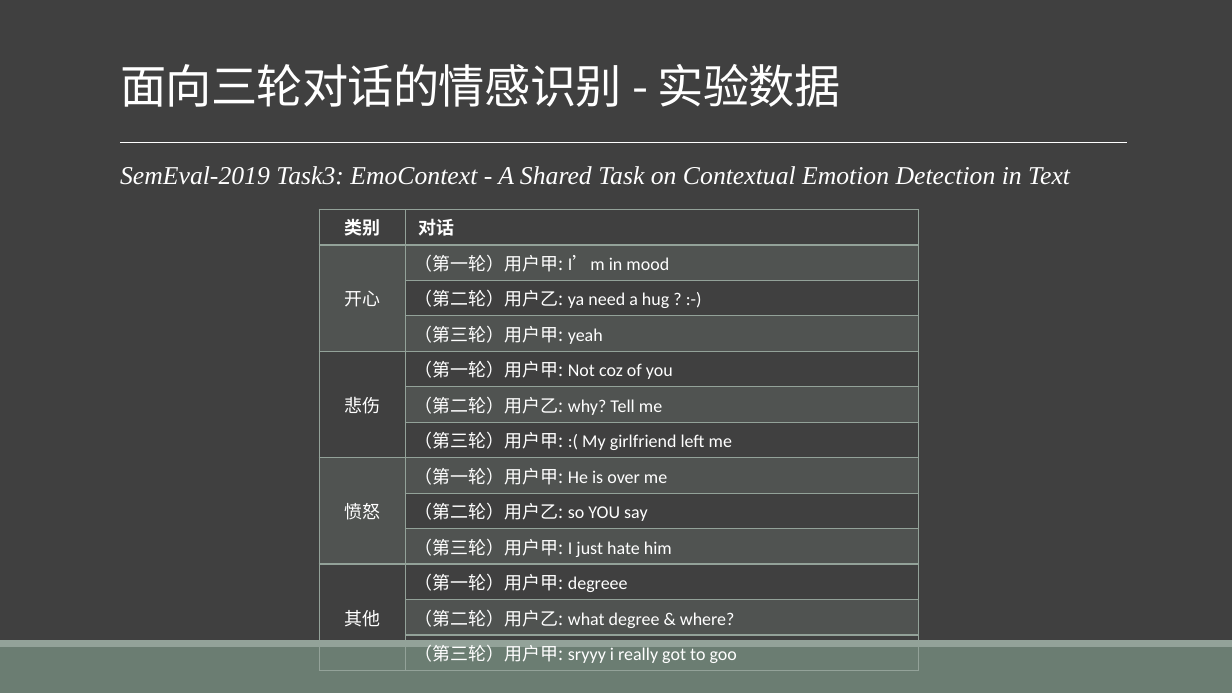
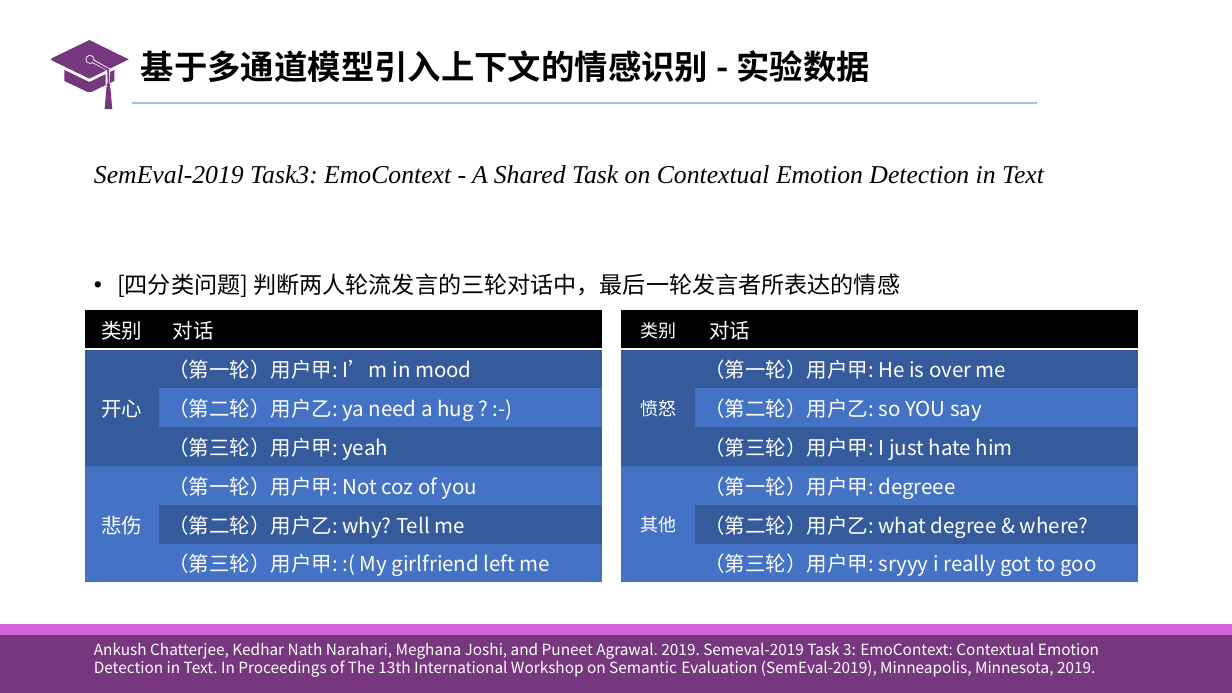
Before and after one commit to liangxh/grad2019, a slide deck: slide 40 of 计研163_梁锡豪_2016211014.pptx (slide 25 before the commit). Drawn at 1232x693 pixels with LibreOffice and Linux fonts; fonts in the diff are those of the drawing. Boxes give left, top, right and bottom in pixels: in the first picture for what was removed or moved away, otherwise in the second. Text is boxed around its words. In the diff, an @@ line names an element or a change of style, - is before the commit and + after.

```diff
--- a/计研163_梁锡豪_2016211014.pptx
+++ b/计研163_梁锡豪_2016211014.pptx
@@ background #404040 to #FFFFFF @@
@@ freeform shape added at (51,40,128,109), fill #77377E @@
@@ title "基于多通道模型引入上下文的情感识别 - 实验数据" at (141,50,869,82): vertical alignment bottom to middle @@
@@ title at (141,50,869,82): text changed; size 36 to 26 pt; text colour #FFFFFF to #000000; bold on @@
-面向三轮对话的情感识别 - 实验数据
+基于多通道模型引入上下文的情感识别 - 实验数据
@@ line added from (131, 104) to (1037, 104), #9DC3E6 1.5 pt @@
@@ text "SemEval-2019 Task3: EmoContext - A ...": place and size @@
-text "SemEval-2019 Task3: EmoContext - A ..." at (120,166,1070,185)
+text "SemEval-2019 Task3: EmoContext - A ..." at (94,165,1044,297)
@@ line removed from (120, 142) to (1128, 142) @@
@@ text at (94,165,1044,184): text colour #FFFFFF to #000000 in "SemEval-2019 Task3: EmoContext - A Shared Task ..."; bullet   to none; line spacing 0.9 to 1.5; less space between paragraphs @@
@@ text at (117,273,900,297): paragraph added @@
+• [四分类问题] 判断两人轮流发言的三轮对话中，最后一轮发言者所表达的情感
@@ table added at (85,311,602,580), 7 rows, 2 columns @@
+类别 | 对话
+开心 | （第一轮）用户甲: I’m in mood
+ | （第二轮）用户乙: ya need a hug ? :-)
+ | （第三轮）用户甲: yeah
+悲伤 | （第一轮）用户甲: Not coz of you
+ | （第二轮）用户乙: why? Tell me
+ | （第三轮）用户甲: :( My girlfriend left me
@@ table at (621,311,1138,580) @@
-row 2: 开心 | （第一轮）用户甲: I’m in mood
-row 3:  | （第二轮）用户乙: ya need a hug ? :-)
-row 4:  | （第三轮）用户甲: yeah
-row 5: 悲伤 | （第一轮）用户甲: Not coz of you
-row 6:  | （第二轮）用户乙: why? Tell me
-row 7:  | （第三轮）用户甲: :( My girlfriend left me
@@ table: place and size @@
-table at (319,210,919,667)
+table at (621,311,1138,580)
@@ rectangle added at (0,625,1232,693), fill #77377E @@
@@ rectangle added at (0,625,1232,636), fill #D661DD @@
@@ rectangle removed at (0,647,1232,693) @@
@@ rectangle removed at (0,640,1232,647) @@
@@ text added at (94,642,1099,677), 12 pt, text #FFFFFF @@
+Ankush Chatterjee, Kedhar Nath Narahari, Meghana Joshi, and Puneet Agrawal. 2019. Semeval-2019 Task 3: EmoContext: Contextual Emotion Detection in Text. In Proceedings of The 13th International Workshop on Semantic Evaluation (SemEval-2019), Minneapolis, Minnesota, 2019.
```
Also in this commit, not shown: 26 other slides changed, 32 slides added, 8 slides removed, 9 other files.
